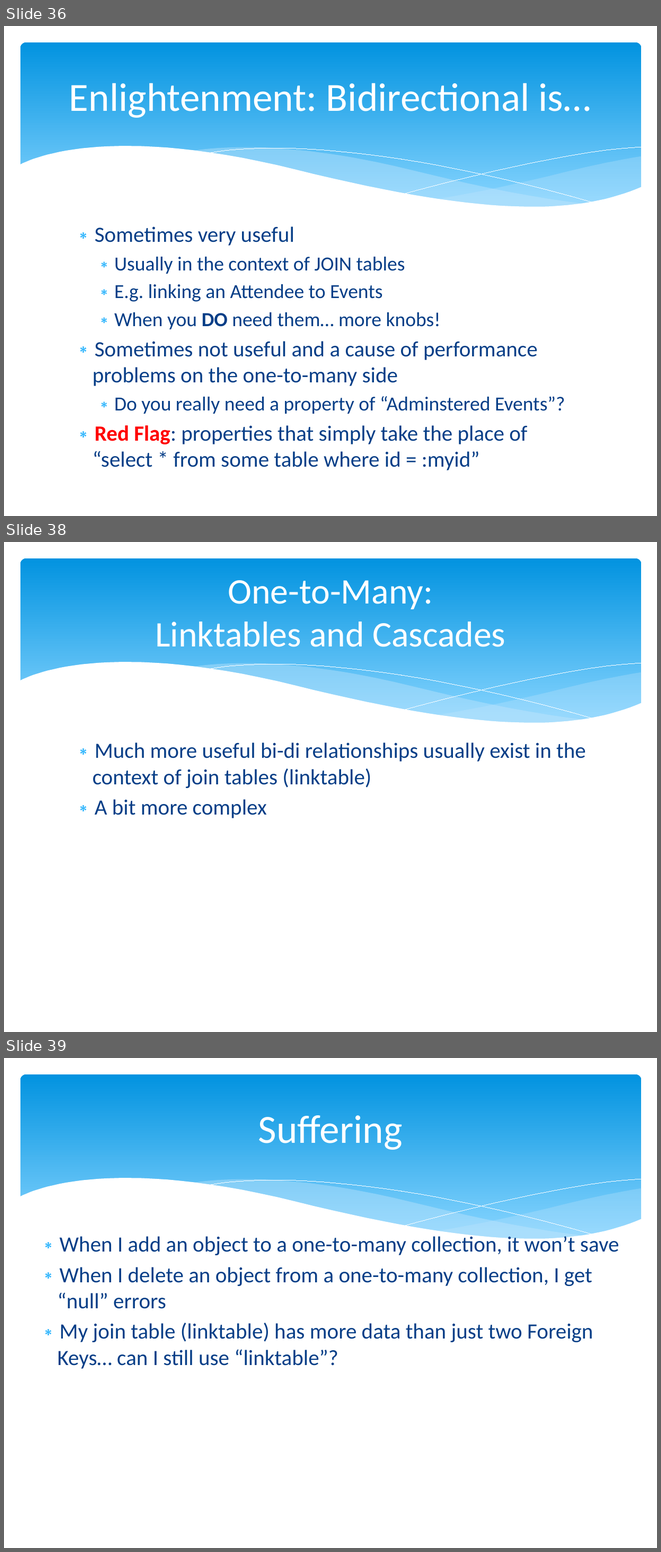
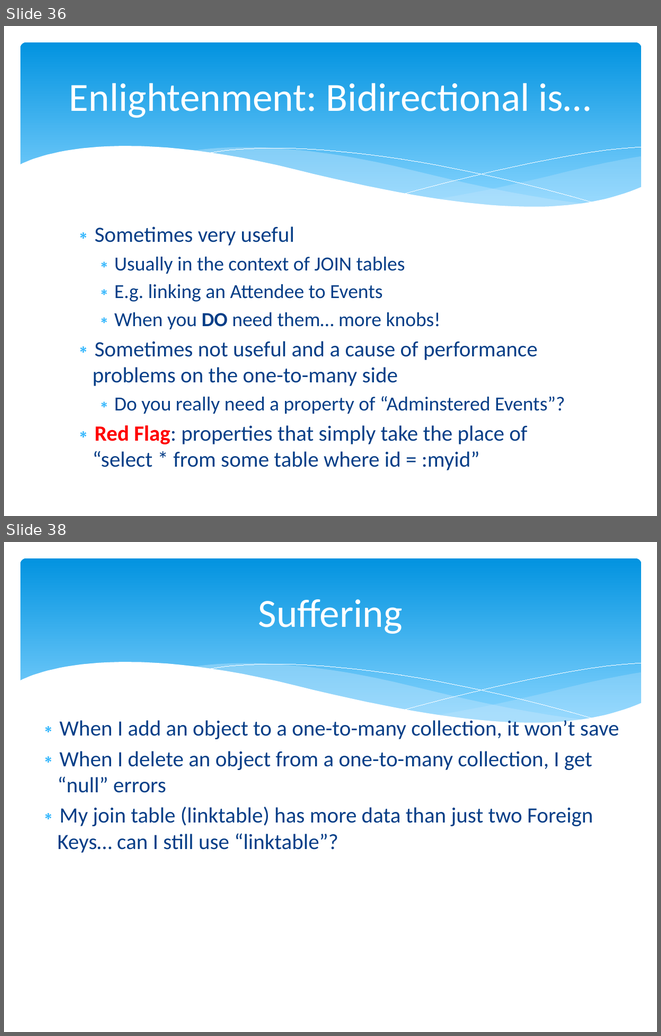
Before and after one commit to marcesher/mxunit-cfmeetups, a slide deck: CFObjective_ORMZen/preso/orm_zen.ppt.pptx. Shown one above the other, each under a label of ours: slides 36, 38 and 39 before the commit, slides 36 and 38 after it; the slides between them are not shown. The pictures are 661x1552 and 661x1036 pixels, drawn with LibreOffice and Linux fonts; fonts in the diff are those of the drawing. Boxes give left, top, right and bottom in pixels: in the first picture for what was removed or moved away, otherwise in the second. Text is boxed around its words. In the diff, an @@ line names an element or a change of style, - is before the commit and + after.

```diff
--- a/CFObjective_ORMZen/preso/orm_zen.ppt.pptx
+++ b/CFObjective_ORMZen/preso/orm_zen.ppt.pptx
@@ slide 38 removed at (4, 542, 657, 1032), background #FFFFFF; not listed: 6 template elements that a slide beside it also shows @@
@@ title removed at (155, 580, 505, 647) @@
-One-to-Many:
-Linktables and Cascades
@@ text removed at (93, 742, 586, 818) @@
-∗ Much more useful bi-di relationships usually exist in the context of join tables (linktable)
-∗ A bit more complex
@@ what was slide 39 is now slide 38 @@
```
Also in this commit, not shown: 10 slides changed, 8 slides added, 1 other file.
